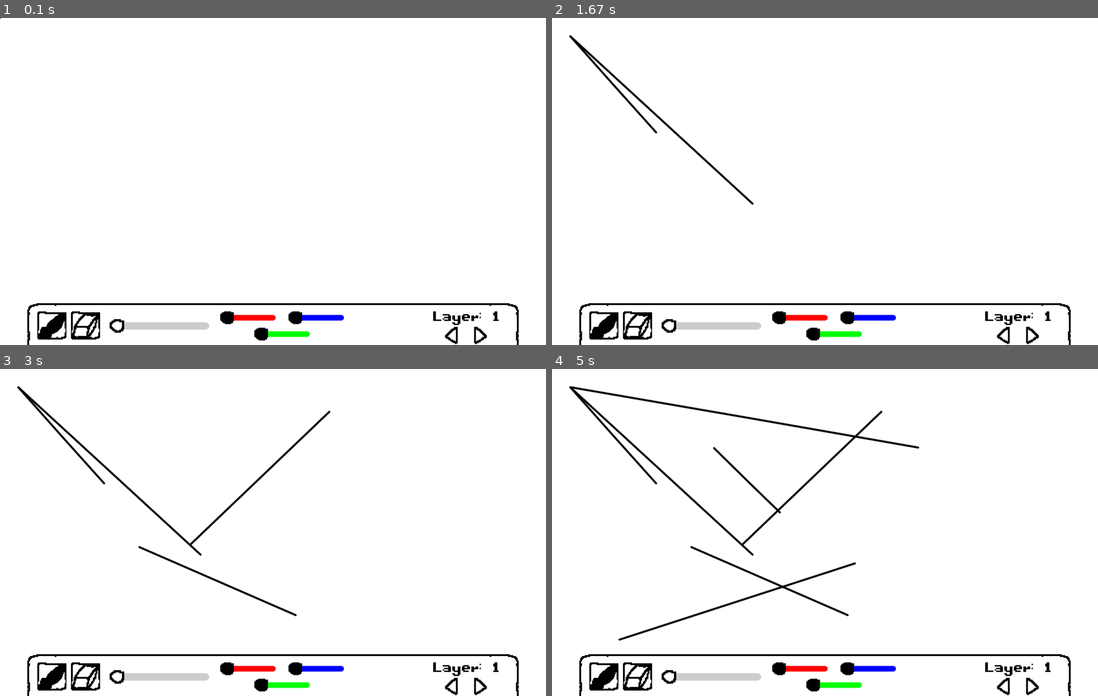
Above: before the commit, frames 1-4 (two rows, left to right).
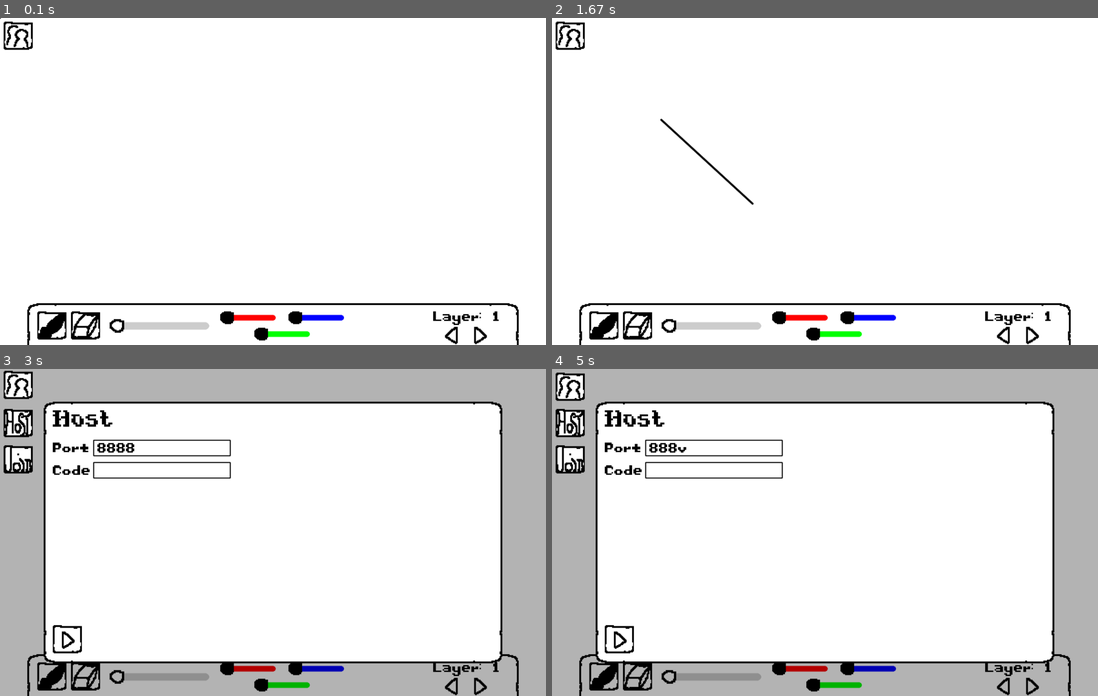
Above: after the commit, the same moments.

Repository: lolcerdef/drawingBoardThingy
Game: LÖVE game, started from main.lua
Two runs of this game, one before a commit and one after it. Both use one fixed random seed, a clock stepped at 60 frames per second and the inputs below.
Inputs (mouse positions are in pixels of both pictures, inside the frame that each line leads up to):
- Up to frame 1 (0.1 s): no input
- Up to frame 2 (1.67 s): press the mouse at (568, 37) at 0.37 s; move the mouse to (612, 83) at 0.47 s; release the mouse at (655, 132) at 0.6 s; press the mouse at (568, 37) at 0.7 s; move the mouse to (661, 119) at 0.8 s; release the mouse at (754, 204) at 0.93 s; tap V at 1 s; hold Ctrl from 1.33 s (still down)
- Up to frame 3 (3 s): release Ctrl at 1.8 s; press the mouse at (453, 682) at 1.92 s; move the mouse to (294, 614) at 2.02 s; release the mouse at (136, 545) at 2.15 s; press the mouse at (453, 682) at 2.25 s; move the mouse to (316, 666) at 2.35 s; release the mouse at (174, 650) at 2.48 s; press the mouse at (49, 676) at 2.58 s; move the mouse to (191, 545) at 2.68 s; release the mouse at (327, 411) at 2.82 s; press the mouse at (16, 388) at 2.92 s
- Up to frame 4 (5 s): move the mouse to (743, 418) at 3.02 s; release the mouse at (917, 447) at 3.15 s; press the mouse at (715, 447) at 3.25 s; move the mouse to (748, 480) at 3.35 s; release the mouse at (781, 512) at 3.48 s; hold Backspace 3.55-4.02 s; tap V at 4.05 s; tap Enter at 4.38 s; press the mouse at (617, 640) at 4.75 s; move the mouse to (737, 601) at 4.85 s; release the mouse at (852, 561) at 4.98 s

The runs differ from the first frame. In frame 1, 0.2% of the frame differs, in the area x 0-6%, y 1-10%; in frame 2, 0.6%; in frame 3, 36%; in frame 4, 36%, in the area x 0-100%, y 0-100%.

Commit message:
more ui stuff

Diff:
--- a/lib/helpers.lua
+++ b/lib/helpers.lua
@@ -136,4 +136,9 @@
 	return result
 end
 
+function helpers.play(snd, vol)
+	snd:setVolume(vol)
+	snd:play()
+end
+
 return helpers
--- a/lib/ui.lua
+++ b/lib/ui.lua
@@ -1,6 +1,10 @@
 local ui = {}
 ui.activeSlider = nil
+ui.activeTextBox = nil
+ui.pendingText = ""
+ui.pendingBackspaces = 0
 ui.hasMouse = false
+ui.canInput = true
 local g = love.graphics
 
 function ui.drawbox(x, y, w, h, col)
@@ -11,6 +15,7 @@
 		ui.hasMouse = true
 	end
 
+	g.setColor(col)
 	g.draw(sprites.ui.boxMid, x + 72, y + 72, 0, 2*(w-2), 2*(h-2))
 	g.draw(sprites.ui.boxEdge, x + 72, y, 0, 2*(w-2),  2)
 	g.draw(sprites.ui.boxEdge, x + 72, y + ph, 0, 2*(w-2), -2)
@@ -36,7 +41,8 @@
 	g.setColor(icCol)
 	g.draw(icon, x, y, 0, 2, 2)
 
-	if hovered and mouse.pressed then
+	if hovered and mouse.pressed and ui.canInput then
+		helpers.play(sounds.click, math.random(10,20)/40)
 		if func then
 			func()
 		end
@@ -58,15 +64,17 @@
 		ui.hasMouse = true
 	end
 
-	if mouse.lb and not ui.activeSlider then
+	if mouse.lb and not ui.activeSlider and ui.canInput then
 		local dx, dy = mouse.x - hx, mouse.y - y
 		if dx * dx + dy * dy <= r * r then
 			ui.activeSlider = id
+			helpers.play(sounds.press, math.random(10,20)/40)
 		end
 	end
 
 	if not mouse.lb and ui.activeSlider == id then
 		ui.activeSlider = nil
+		helpers.play(sounds.release, math.random(10,20)/40)
 	end
 
 	if ui.activeSlider == id then
@@ -90,4 +98,67 @@
 	return val
 end
 
+function ui.handleText(text)
+	if ui.activeTextBox then
+		ui.pendingText = ui.pendingText .. text
+	end
+end
+
+function ui.handleKey(key)
+	if not ui.activeTextBox then return end
+	if key == "backspace" then
+		ui.pendingBackspaces = ui.pendingBackspaces + 1
+	elseif key == 'return' or key == 'kpenter' or key == 'escape' then
+		ui.activeTextBox = nil
+	end
+end
+
+function ui.textBox(val, x, y, w, h, allowedChars)
+	local id = x .. "," .. y
+	local hovered = helpers.isInBox(mouse.x, mouse.y, x, y, w, h)
+	if hovered then ui.hasMouse = true end
+
+	if mouse.pressed and ui.canInput then
+		if hovered then
+			ui.activeTextBox = id
+		elseif ui.activeTextBox == id then
+			ui.activeTextBox = nil
+		end
+	end
+
+	local active = ui.activeTextBox == id
+	if active then
+		for _ = 1, ui.pendingBackspaces do
+			local off = utf8.offset(val, -1)
+			if off then val = val:sub(1, off - 1) end
+		end
+		for _, p in utf8.codes(ui.pendingText) do
+			local c = utf8.char(p)
+			if not allowedChars or c:match(allowedChars) then
+				val =val .. c
+			end
+		end
+	end
+
+	g.setColor(1,1,1,1)
+	g.rectangle('fill', x, y, w, h)
+	g.setColor(0,0,0,1)
+	g.setLineWidth(active and 4 or 2)
+	g.rectangle('line', x, y, w, h)
+
+	local font = g.getFont()
+	local pad = 8
+	local tw = font:getWidth(val)
+	local offset = math.min(0, (w - pad * 2) - tw)
+	g.setScissor(x + pad, y, w - pad * 2, h)
+	g.print(val, x + pad + offset, y + (h - font:getHeight()) /2 + pad/2)
+	if active and math.floor(love.timer.getTime() * 2) % 2== 0 then
+		local cx = x + pad + offset + tw + 2
+		g.line(cx, y +8, cx, y + h - 8)
+	end
+	g.setScissor()
+
+	return val
+end
+
 return ui
--- a/main.lua
+++ b/main.lua
@@ -2,6 +2,7 @@
 enet = require 'enet'
 
 function love.load()
+	love.keyboard.setKeyRepeat(true)
 	love.graphics.setLineJoin('bevel')
 	love.graphics.setLineStyle('smooth')
 	love.graphics.setDefaultFilter( 'nearest', 'nearest' )
@@ -10,15 +11,19 @@
 	love.graphics.setFont(fonts.main)
 
 	sprites = require 'preload.sprites'
+	sounds = require 'preload.sounds'
 
 	helpers = require 'lib.helpers'
 	ui = require 'lib.ui'
 
 	cursors = {
-		brush = love.mouse.newCursor( love.image.newImageData("assets/sprites/tools/brush.png"), 4, 26 ),
-		erase = love.mouse.newCursor( love.image.newImageData("assets/sprites/tools/eraser.png"), 4, 26 ),
+		brush = love.mouse.newCursor( love.image.newImageData("assets/sprites/icons/brush.png"), 4, 26 ),
+		erase = love.mouse.newCursor( love.image.newImageData("assets/sprites/icons/eraser.png"), 4, 26 ),
+		cursor = love.mouse.newCursor( love.image.newImageData("assets/sprites/icons/cursor.png"), 1, 1 ),
 	}
 	love.mouse.setCursor(cursors.brush)
+	multiplayerDialog = false
+	mpDialogTab = 0
 
 	mouse = {
 		lb = false,
@@ -50,6 +55,9 @@
 
 	]]
 
+	port = 8888
+	joinAddress = 'localhost'
+	code = ''
 end
 
 function resetTool()
@@ -85,60 +93,59 @@
 
 	if not ui.hasMouse then
 
-	if tool == 'brush' then
-		if mouse.lb then
-			if startDrag then
-				if (mouse.wx ~= toolBuffer[#toolBuffer-1]) or (mouse.wy ~= toolBuffer[#toolBuffer]) then
-					table.insert(toolBuffer, mouse.wx)
-					table.insert(toolBuffer, mouse.wy)
-				end
+		if tool == 'brush' then
+			if mouse.lb then
+				if startDrag then
+					if (mouse.wx ~= toolBuffer[#toolBuffer-1]) or (mouse.wy ~= toolBuffer[#toolBuffer]) then
+						table.insert(toolBuffer, mouse.wx)
+						table.insert(toolBuffer, mouse.wy)
+					end
+				else
+					startDrag = startDrag or {}
+					tempVisual = { type = 'line', width = size, points = toolBuffer, color = color }
+					table.insert(layers[layer], tempVisual)
+				end
+			end
+
+			if startDrag and not mouse.lb then
+				table.insert(layers[layer], {
+					type = 'line', width = size,
+					points = helpers.copyTable(toolBuffer),
+					color = helpers.copyTable(color)
+				})
+				resetTool()
+				for i, v in ipairs(layers[layer]) do
+					if v == tempVisual then
+						table.remove(layers[layer], i)
+					end
+				end
+			end
+		elseif tool == 'erase' then
+			if mouse.lb then
+				local lx, ly = lastErase.x or mouse.wx, lastErase.y or mouse.wy
+				local dist = math.sqrt((mouse.wx - lx)^2 + (mouse.wy - ly)^2)
+				local steps = math.max(1, math.ceil(dist / math.max (1, size / 4)))
+				for k = 1, steps do
+					local t = k / steps
+					eraseAt(lx + (mouse.wx - lx) * t, ly + (mouse.wy - ly) * t)
+				end
+				lastErase.x, lastErase.y = mouse.wx, mouse.wy
 			else
-				startDrag = startDrag or {}
-				tempVisual = { type = 'line', width = size, points = toolBuffer, color = color }
-				table.insert(layers[layer], tempVisual)
-			end
-		end
-
-		if startDrag and not mouse.lb then
-			table.insert(layers[layer], {
-				type = 'line', width = size,
-				points = helpers.copyTable(toolBuffer),
-				color = helpers.copyTable(color)
-			})
-			resetTool()
-			for i, v in ipairs(layers[layer]) do
-				if v == tempVisual then
-					table.remove(layers[layer], i)
-				end
-			end
-		end
-	elseif tool == 'erase' then
-		if mouse.lb then
-			local lx, ly = lastErase.x or mouse.wx, lastErase.y or mouse.wy
-			local dist = math.sqrt((mouse.wx - lx)^2 + (mouse.wy - ly)^2)
-			local steps = math.max(1, math.ceil(dist / math.max (1, size / 4)))
-			for k = 1, steps do
-				local t = k / steps
-				eraseAt(lx + (mouse.wx - lx) * t, ly + (mouse.wy - ly) * t)
-			end
-			lastErase.x, lastErase.y = mouse.wx, mouse.wy
-		else
-			lastErase.x, lastErase.y = nil, nil
-		end
-	end
-
-	if mouse.mb then
-		if pan.sx and pan.sy then
-			pan.x = mouse.x - pan.sx
-			pan.y = mouse.y - pan.sy
-		else
-			pan.sx = mouse.wx
-			pan.sy = mouse.wy
-		end
-	elseif pan.sx and pan.sy then
-		pan.sx, pan.sy = nil, nil
-	end
-
+				lastErase.x, lastErase.y = nil, nil
+			end
+		end
+
+		if mouse.mb then
+			if pan.sx and pan.sy then
+				pan.x = mouse.x - pan.sx
+				pan.y = mouse.y - pan.sy
+			else
+				pan.sx = mouse.wx
+				pan.sy = mouse.wy
+			end
+		elseif pan.sx and pan.sy then
+			pan.sx, pan.sy = nil, nil
+		end
 	end
 
 	mouse.sc = 0
@@ -170,7 +177,21 @@
 end
 
 function love.textinput(text)
-
+	ui.handleText(text)
+end
+
+function love.keypressed(key)
+	local ctrlKey = 'ctrl'
+	if love.system.getOS() == 'OS X' then
+		ctrlKey = 'gui' -- apparently this is what mac uses
+	end
+	if love.keyboard.isDown('l'..ctrlKey) or love.keyboard.isDown('r'..ctrlKey) then
+		if key == 'v' then
+			ui.handleText(love.system.getClipboardText())
+		end
+	end
+
+	ui.handleKey(key)
 end
 
 function love.draw()
@@ -205,6 +226,7 @@
 	love.graphics.setColor(1,1,1,1)
 	ui.hasMouse = false
 
+	ui.canInput = not multiplayerDialog
 	ui.drawbox(60, 628, 15, 2)
 	local toolButtonPressed = false
 	toolButtonPressed = ui.button(82, 646, nil, sprites.tools.brush, tool == 'brush' and color, function() tool = 'brush' end) or toolButtonPressed
@@ -219,16 +241,68 @@
 	end
 	love.graphics.setColor(0,0,0,1)
 	love.graphics.printf('Layer: ' .. layer, 902, 646, 248, 'center')
-	ui.button(962, 666, {0,0,0,0}, sprites.ui.buttonLeft, {1,1,1,1}, function()
+	ui.button(962, 666, {0,0,0,0}, sprites.icons.left, nil, function()
 		if (layer - 1) < 1 then return end
 		layer = layer - 1
 	end)
-	ui.button(1022, 666, {0,0,0,0}, sprites.ui.buttonRight, {1,1,1,1}, function()
+	ui.button(1022, 666, {0,0,0,0}, sprites.icons.right, nil, function()
 		if not layers[layer + 1] then
 			layers[layer + 1] = {}
 		end
 		layer = layer + 1
 	end)
-
+	ui.canInput = true
+
+	if multiplayerDialog then
+		ui.drawbox(-72,-72, 18, 12, {0,0,0,0.3})
+		ui.drawbox(96,72, 14, 8)
+		ui.button(8, 88, nil, sprites.icons.host, nil, function() mpDialogTab = 0 end)
+		ui.button(8, 168, nil, sprites.icons.join, nil, function() mpDialogTab = 1 end)
+
+		love.graphics.setFont(fonts.title)
+		love.graphics.setColor(0,0,0)
+		if mpDialogTab == 0 then
+			love.graphics.print('Host', 116, 86, 0, 1.5, 1.5)
+			love.graphics.setFont(fonts.main)
+			love.graphics.print('Port', 116, 162, 0, 1, 1)
+			port = ui.textBox(tostring(port), 206, 157, 300, 34)
+			if tonumber(port) then
+				port = tonumber(port)
+			end
+
+			love.graphics.print('Code', 116, 212, 0, 1, 1)
+			code = ui.textBox(code, 206, 206, 300, 34)
+		elseif mpDialogTab == 1 then
+			love.graphics.print('Join', 116, 86, 0, 1.5, 1.5)
+			love.graphics.setFont(fonts.main)
+			love.graphics.print('Address', 116, 162, 0, 1, 1)
+			joinAddress = ui.textBox(joinAddress, 265, 157, 241, 34)
+
+			love.graphics.print('Port', 116, 212, 0, 1, 1)
+			port = ui.textBox(tostring(port), 265, 206, 241, 34, '%d')
+			if tonumber(port) then
+				port = tonumber(port)
+			end
+
+			love.graphics.print('Code', 116, 262, 0, 1, 1)
+			code = ui.textBox(code, 265, 255, 241, 34)
+		end
+
+		ui.button(116, 564, nil, sprites.icons.right, nil, function()
+
+		end)
+	end
+
+	ui.button(8, 8, nil, sprites.icons.multiplayer, nil, function()
+		multiplayerDialog = not multiplayerDialog
+		if multiplayerDialog then
+			love.mouse.setCursor(cursors.cursor)
+		else
+			love.mouse.setCursor(cursors[tool])
+		end
+	end)
+
+	ui.pendingText = ''
+	ui.pendingBackspaces = 0
 	mouse.pressed = false
 end
--- /dev/null
+++ b/preload/sounds.lua
@@ -0,0 +1,8 @@
+local sounds = {
+	click = love.audio.newSource('assets/sounds/click.mp3', 'static'),
+	press = love.audio.newSource('assets/sounds/press.mp3', 'static'),
+	release = love.audio.newSource('assets/sounds/release.mp3', 'static'),
+
+}
+
+return sounds
--- a/preload/sprites.lua
+++ b/preload/sprites.lua
@@ -5,13 +5,20 @@
 	boxMid = love.graphics.newImage('assets/sprites/ui/boxMid.png'),
 	boxEdge = love.graphics.newImage('assets/sprites/ui/boxEdge.png'),
 	buttonEmpty = love.graphics.newImage('assets/sprites/ui/buttonEmpty.png'),
-	buttonLeft = love.graphics.newImage('assets/sprites/ui/buttonLeft.png'),
-	buttonRight = love.graphics.newImage('assets/sprites/ui/buttonRight.png'),
 	slider = love.graphics.newImage('assets/sprites/ui/slider.png'),
 }
 sprites.tools = {
-	brush = love.graphics.newImage('assets/sprites/tools/brush.png'),
-	eraser = love.graphics.newImage('assets/sprites/tools/eraser.png'),
+	brush = love.graphics.newImage('assets/sprites/icons/brush.png'),
+	eraser = love.graphics.newImage('assets/sprites/icons/eraser.png'),
+}
+sprites.icons = {
+	left = love.graphics.newImage('assets/sprites/icons/left.png'),
+	right = love.graphics.newImage('assets/sprites/icons/right.png'),
+	multiplayer = love.graphics.newImage('assets/sprites/icons/multiplayer.png'),
+	host = love.graphics.newImage('assets/sprites/icons/host.png'),
+	join = love.graphics.newImage('assets/sprites/icons/join.png'),
+	copy = love.graphics.newImage('assets/sprites/icons/copy.png'),
+	paste = love.graphics.newImage('assets/sprites/icons/paste.png'),
 }
 
 return sprites
Renamed: assets/sprites/tools/brush.png -> assets/sprites/icons/brush.png
Binary file added: assets/sprites/icons/copy.png
Binary file added: assets/sprites/icons/cursor.png
Renamed: assets/sprites/tools/eraser.png -> assets/sprites/icons/eraser.png
Binary file added: assets/sprites/icons/host.png
Binary file added: assets/sprites/icons/join.png
Renamed: assets/sprites/ui/buttonLeft.png -> assets/sprites/icons/left.png
Binary file added: assets/sprites/icons/multiplayer.png
Binary file added: assets/sprites/icons/paste.png
Renamed: assets/sprites/ui/buttonRight.png -> assets/sprites/icons/right.png
Not shown, added: assets/sounds/click.mp3
Not shown, added: assets/sounds/press.mp3
(and 1 more such lines)
